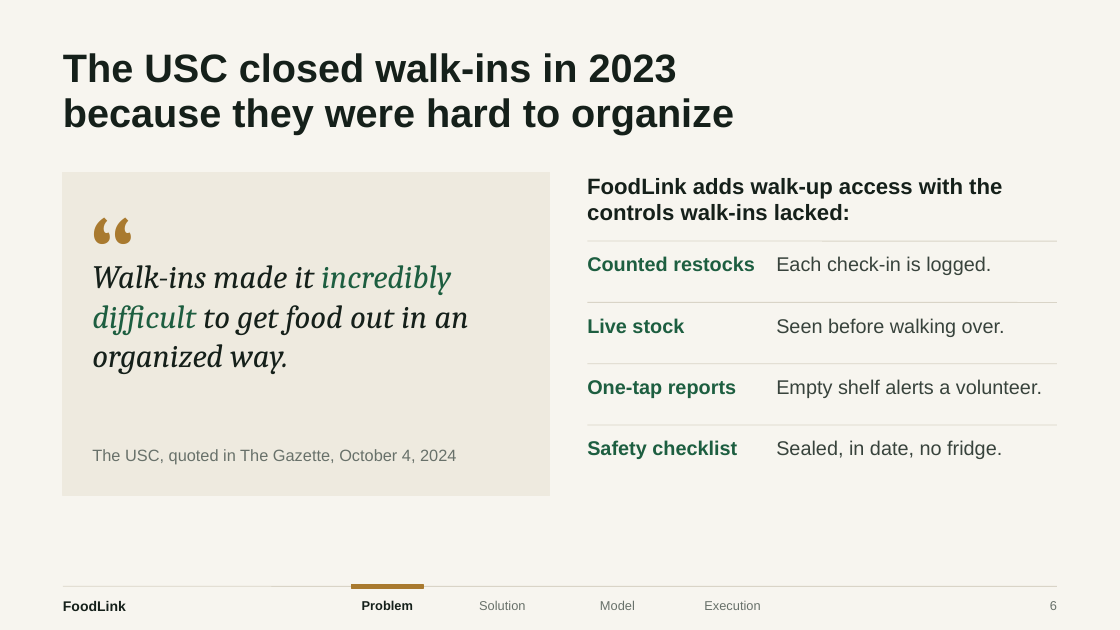
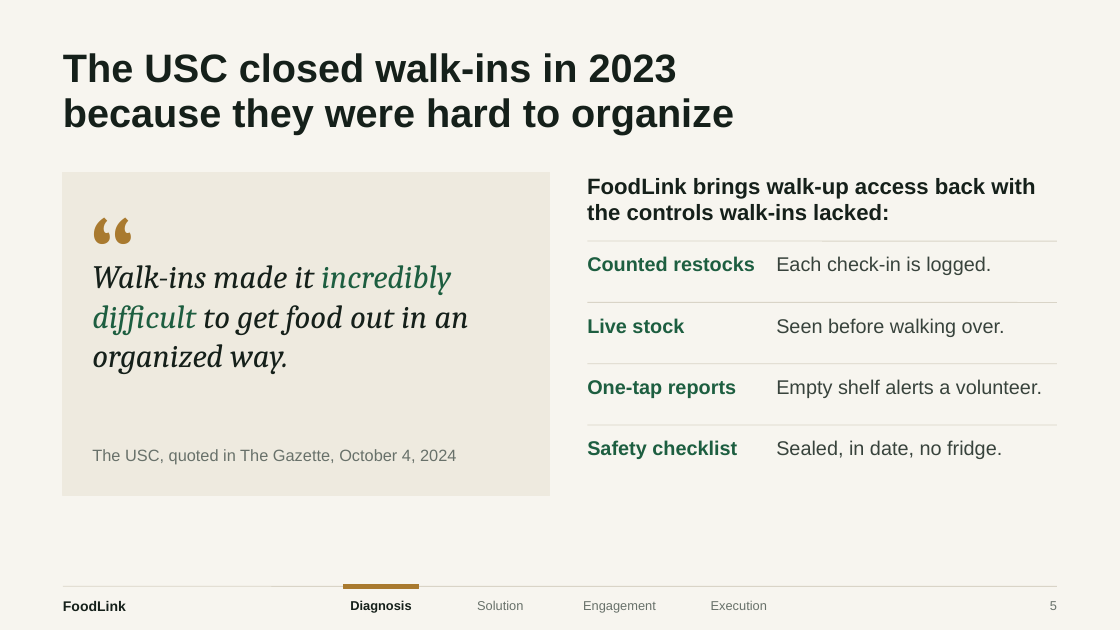
Before and after one commit to xingexu/aspire, a slide deck: slide 5 of deck/PBSN_ASPIRE_FoodLink.pptx (slide 6 before the commit). Drawn at 1120x630 pixels with LibreOffice and Linux fonts; fonts in the diff are those of the drawing. Boxes give left, top, right and bottom in pixels: in the first picture for what was removed or moved away, otherwise in the second. Text is boxed around its words. In the diff, an @@ line names an element or a change of style, - is before the commit and + after.

```diff
--- a/deck/PBSN_ASPIRE_FoodLink.pptx
+++ b/deck/PBSN_ASPIRE_FoodLink.pptx
@@ text at box(587, 178, 1035, 221): text changed @@
-FoodLink adds walk-up access with the controls walk-ins lacked:
+FoodLink brings walk-up access back with the controls walk-ins lacked:
@@ rectangle: place and size @@
-rectangle at box(352, 585, 423, 589)
+rectangle at box(344, 585, 419, 589)
@@ text "Execution": place and size @@
-text "Execution" at box(704, 601, 760, 610)
+text "Execution" at box(711, 601, 767, 610)
@@ text added at box(350, 600, 411, 613), 11 pt, text #15201A, bold @@
+Diagnosis
@@ text removed at box(362, 600, 413, 610) @@
-Problem
@@ text at box(583, 601, 656, 613): text changed @@
-Model
+Engagement
```
Also in this commit, not shown: 12 other slides changed, 9 slides added, 7 slides removed, 6 other files.
